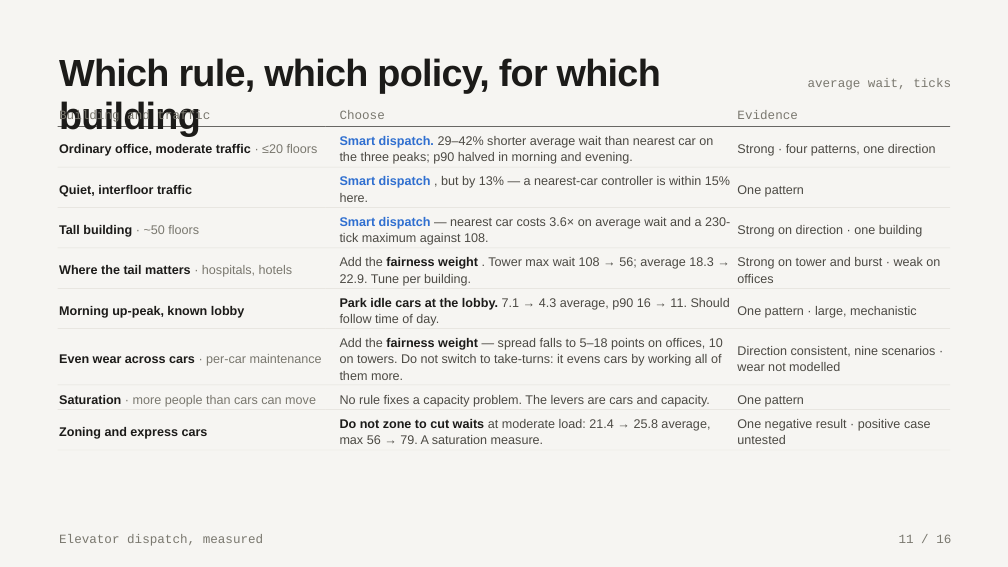
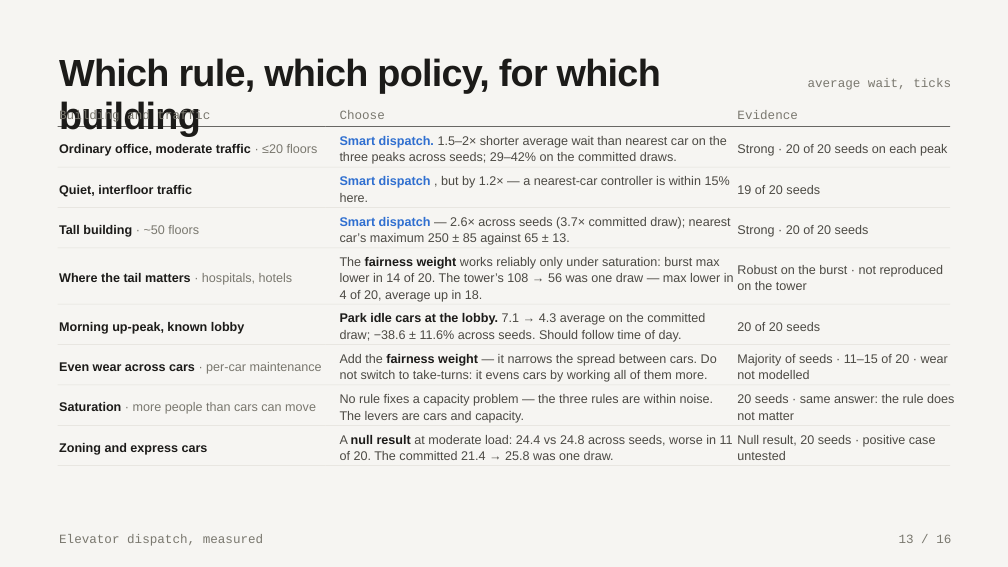
Before and after one commit to samuelgregorovic/elevator-dispatch-sim, a slide deck: slide 13 of docs/presentation/elevator-dispatch.pptx (slide 11 before the commit). Drawn at 1008x567 pixels with LibreOffice and Linux fonts; fonts in the diff are those of the drawing. Boxes give left, top, right and bottom in pixels: in the first picture for what was removed or moved away, otherwise in the second. Text is boxed around its words. In the diff, an @@ line names an element or a change of style, - is before the commit and + after.

```diff
--- a/docs/presentation/elevator-dispatch.pptx
+++ b/docs/presentation/elevator-dispatch.pptx
@@ text at [340, 136, 727, 164]: text changed @@
-Smart dispatch. 29–42% shorter average wait than nearest car on the three peaks; p90 halved in morning and evening.
+Smart dispatch. 1.5–2× shorter average wait than nearest car on the three peaks across seeds; 29–42% on the committed draws.
@@ text at [737, 144, 947, 156]: text changed @@
-Strong · four patterns, one direction
+Strong · 20 of 20 seeds on each peak
@@ text at [340, 176, 730, 202]: text changed @@
-Smart dispatch , but by 13% — a nearest-car controller is within 15% here.
+Smart dispatch , but by 1.2× — a nearest-car controller is within 15% here.
@@ text at [737, 185, 820, 194]: text changed @@
-One pattern
+19 of 20 seeds
@@ text at [340, 217, 731, 245]: text changed @@
-Smart dispatch — nearest car costs 3.6× on average wait and a 230-tick maximum against 108.
+Smart dispatch — 2.6× across seeds (3.7× committed draw); nearest car’s maximum 250 ± 85 against 65 ± 13.
@@ text at [737, 225, 869, 237]: text changed @@
-Strong on direction · one building
+Strong · 20 of 20 seeds
@@ text "Where the tail matters · ...": place and size @@
-text "Where the tail matters · ..." at [59, 265, 293, 277]
+text "Where the tail matters · ..." at [59, 273, 293, 285]
@@ text at [340, 257, 734, 302]: text changed @@
-Add the fairness weight . Tower max wait 108 → 56; average 18.3 → 22.9. Tune per building.
+The fairness weight works reliably only under saturation: burst max lower in 14 of 20. The tower’s 108 → 56 was one draw — max lower in 4 of 20, average up in 18.
@@ text at [737, 265, 944, 290]: text changed @@
-Strong on tower and burst · weak on offices
+Robust on the burst · not reproduced on the tower
@@ text at [340, 313, 705, 342]: text changed @@
-Park idle cars at the lobby. 7.1 → 4.3 average, p90 16 → 11. Should follow time of day.
+Park idle cars at the lobby. 7.1 → 4.3 average on the committed draw; −38.6 ± 11.6% across seeds. Should follow time of day.
@@ text at [737, 322, 820, 331]: text changed @@
-One pattern · large, mechanistic
+20 of 20 seeds
@@ text "Even wear across cars · ...": place and size @@
-text "Even wear across cars · ..." at [59, 354, 322, 366]
+text "Even wear across cars · ..." at [59, 362, 322, 374]
@@ text at [340, 354, 717, 382]: text changed @@
-Add the fairness weight — spread falls to 5–18 points on offices, 10 on towers. Do not switch to take-turns: it evens cars by working all of them more.
+Add the fairness weight — it narrows the spread between cars. Do not switch to take-turns: it evens cars by working all of them more.
@@ text at [737, 354, 948, 379]: text changed @@
-Direction consistent, nine scenarios · wear not modelled
+Majority of seeds · 11–15 of 20 · wear not modelled
@@ text "Saturation · more people than ...": place and size @@
-text "Saturation · more people than ..." at [59, 395, 316, 407]
+text "Saturation · more people than ..." at [59, 402, 316, 414]
@@ text at [340, 394, 714, 423]: text changed @@
-No rule fixes a capacity problem. The levers are cars and capacity.
+No rule fixes a capacity problem — the three rules are within noise. The levers are cars and capacity.
@@ text at [737, 394, 954, 420]: text changed @@
-One pattern
+20 seeds · same answer: the rule does not matter
@@ text at [340, 435, 733, 460]: text changed @@
-Do not zone to cut waits at moderate load: 21.4 → 25.8 average, max 56 → 79. A saturation measure.
+A null result at moderate load: 24.4 vs 24.8 across seeds, worse in 11 of 20. The committed 21.4 → 25.8 was one draw.
@@ text at [737, 435, 936, 460]: text changed @@
-One negative result · positive case untested
+Null result, 20 seeds · positive case untested
@@ 12 rectangles, 2 texts: place and size @@
-12 rectangles, 2 texts at [58, 288, 950, 450]
+12 rectangles, 2 texts at [58, 304, 950, 466]
@@ text at [899, 534, 951, 543]: text changed @@
-11 / 16
+13 / 16
```
Also in this commit, not shown: 9 other slides changed, 1 slide added, 1 slide removed, 22 other files.
